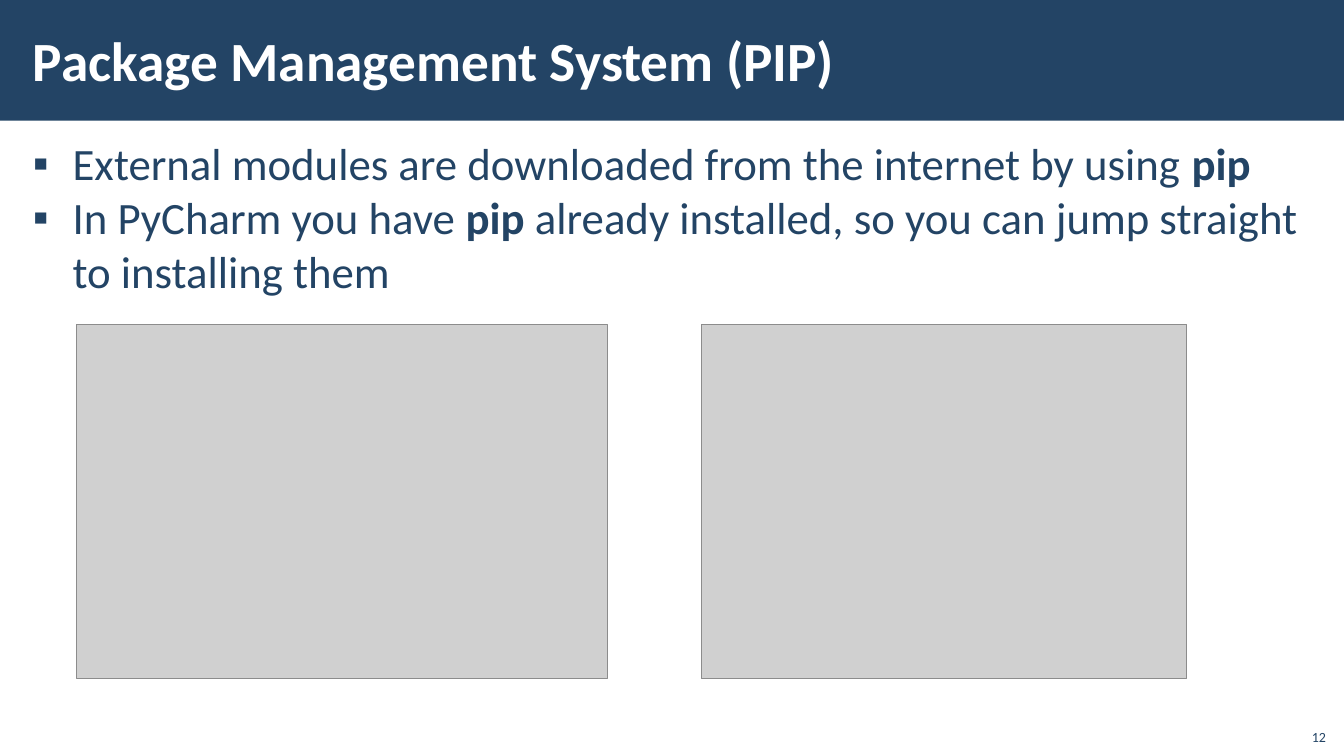
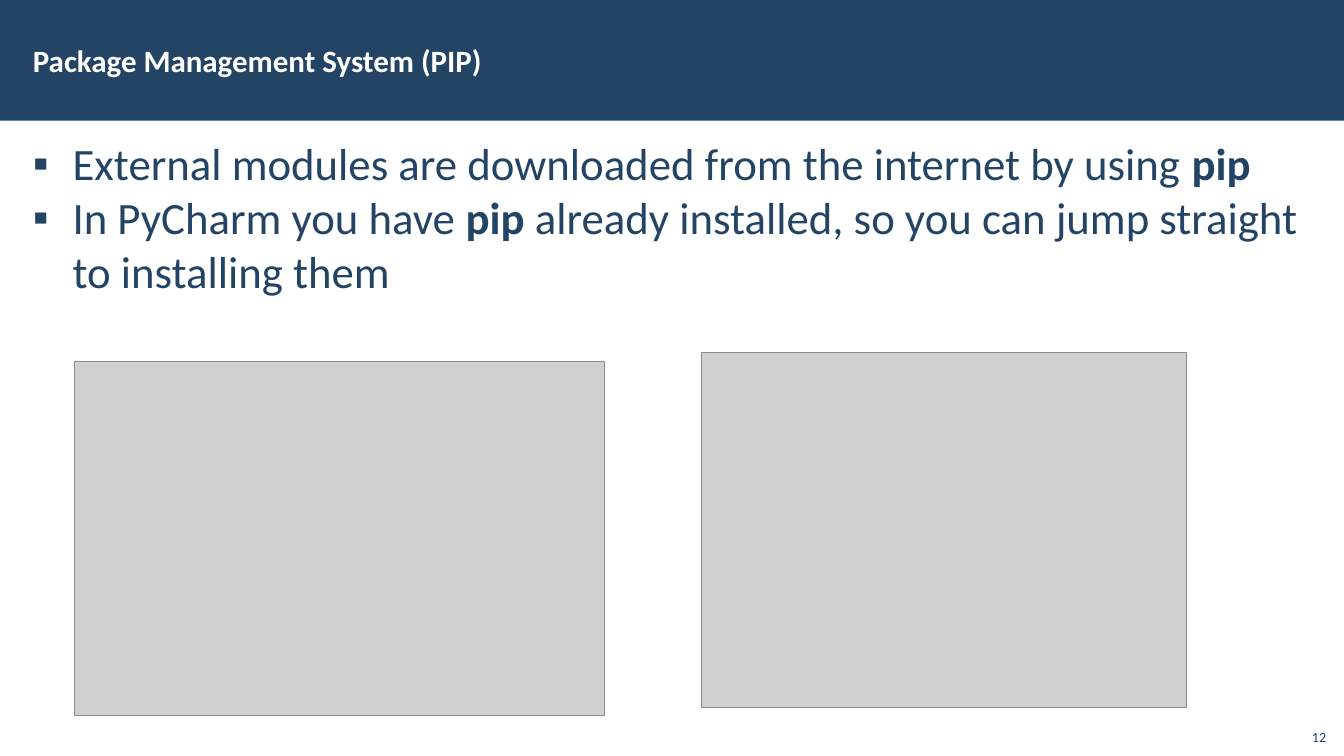
Before and after one commit to HristoRaykov/python_advanced_01.2020, a slide deck: slide 12 of 09.Modules/09-Modules.pptx. Drawn at 1344x756 pixels with LibreOffice and Linux fonts; fonts in the diff are those of the drawing; grey boxes stand for pictures; background and template pictures are left out. Boxes give left, top, right and bottom in pixels: in the first picture for what was removed or moved away, otherwise in the second. Text is boxed around its words. In the diff, an @@ line names an element or a change of style, - is before the commit and + after.

```diff
--- a/09.Modules/09-Modules.pptx
+++ b/09.Modules/09-Modules.pptx
@@ text "Package Management System (PIP)" at [33, 49, 481, 78]: size 39.5 to 22.1 pt @@
@@ picture: place and size @@
-picture at [702, 325, 1188, 680]
+picture at [702, 353, 1188, 708]
@@ picture: place and size @@
-picture at [77, 325, 607, 679]
+picture at [75, 362, 605, 716]
```
Also in this commit, not shown: 13 other slides changed, 2 other files.
